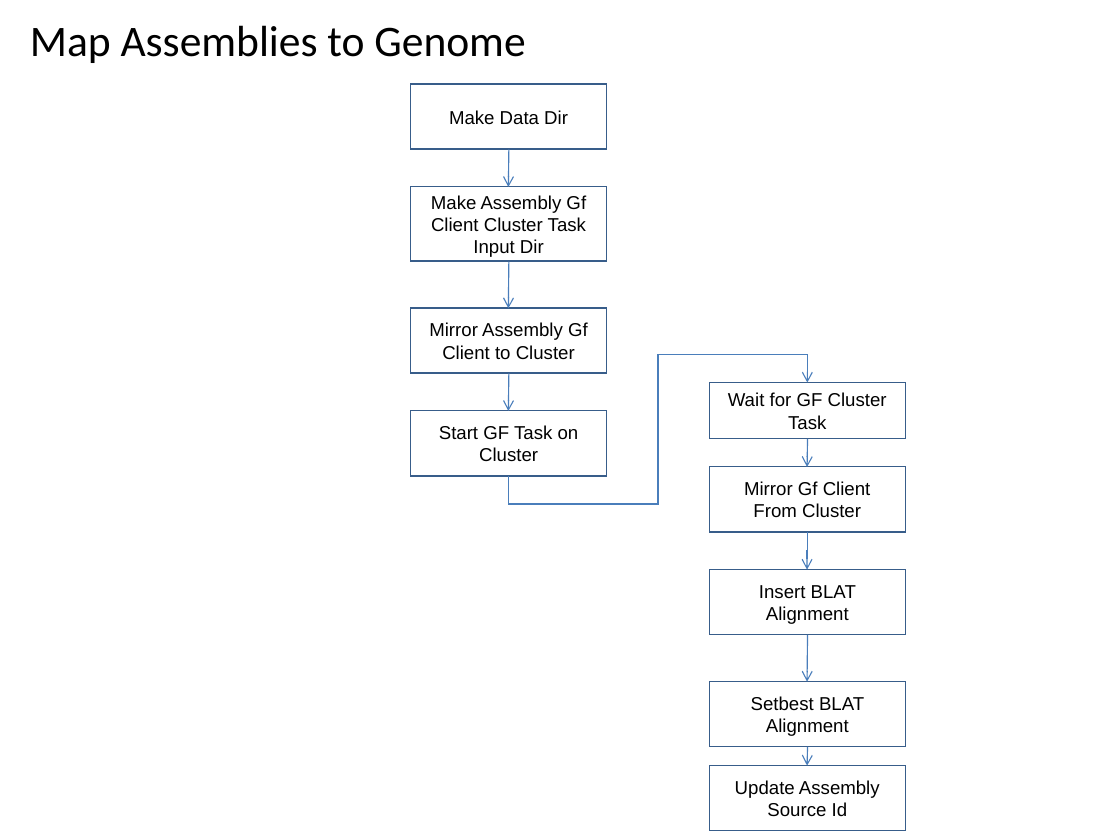
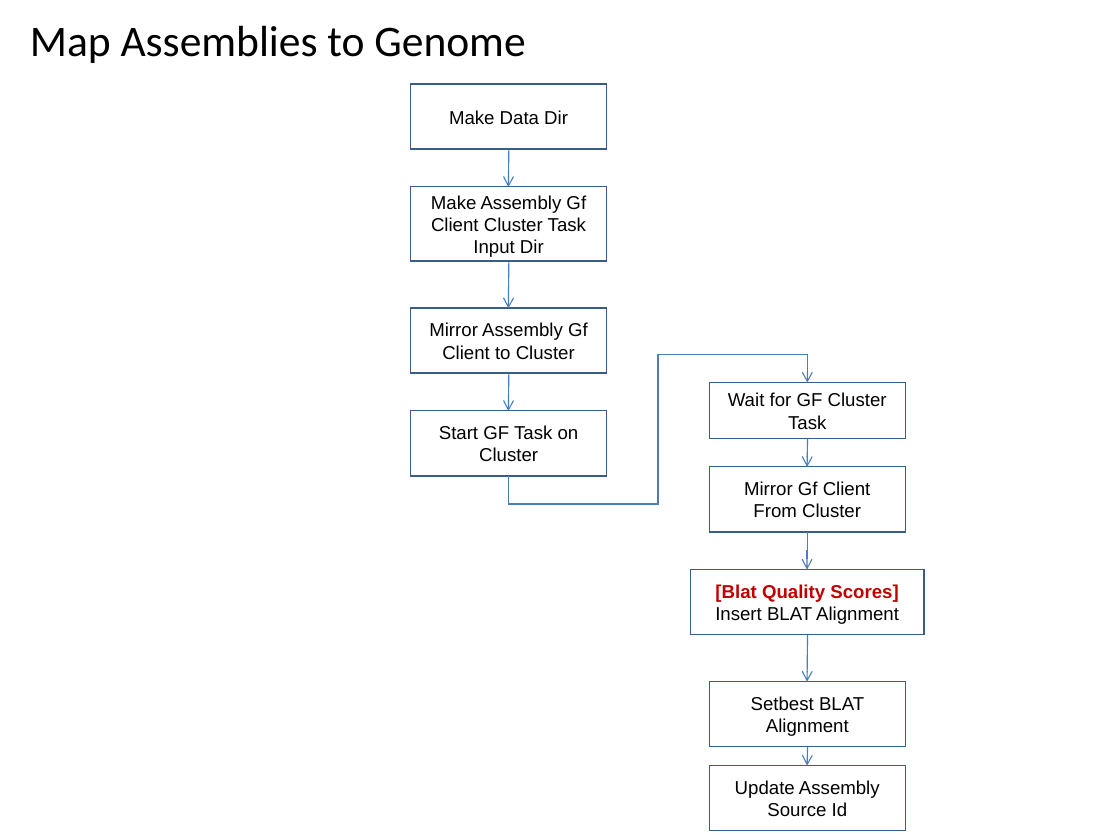
Before and after one commit to VEuPathDB/ApiCommonWorkflow, a slide deck: slide 23 of Main/doc/IntegratedWorkflow.ppt (slide 22 before the commit). Drawn at 1120x840 pixels with LibreOffice and Linux fonts; fonts in the diff are those of the drawing. Boxes give left, top, right and bottom in pixels: in the first picture for what was removed or moved away, otherwise in the second. Text is boxed around its words. In the diff, an @@ line names an element or a change of style, - is before the commit and + after.

```diff
--- a/Main/doc/IntegratedWorkflow.ppt
+++ b/Main/doc/IntegratedWorkflow.ppt
@@ rectangle "[Blat Quality Scores]": place and size @@
-rectangle "[Blat Quality Scores]" at [709,569,905,634]
+rectangle "[Blat Quality Scores]" at [691,569,924,634]
@@ text in rectangle at [715,584,898,602]: paragraph added @@
+[Blat Quality Scores]
```
Also in this commit, not shown: 11 other slides changed, 3 slides added, 2 slides removed.
